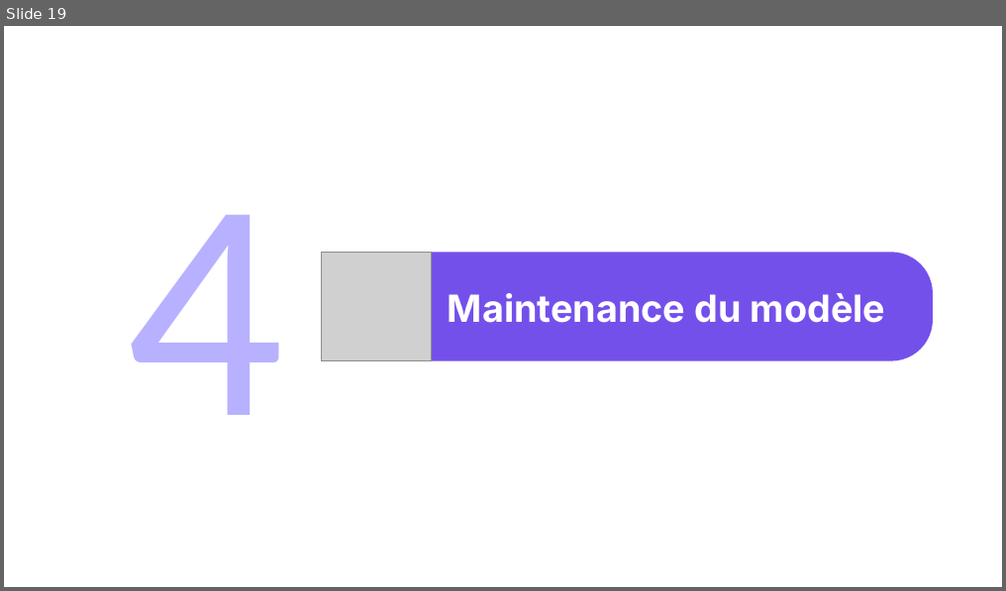
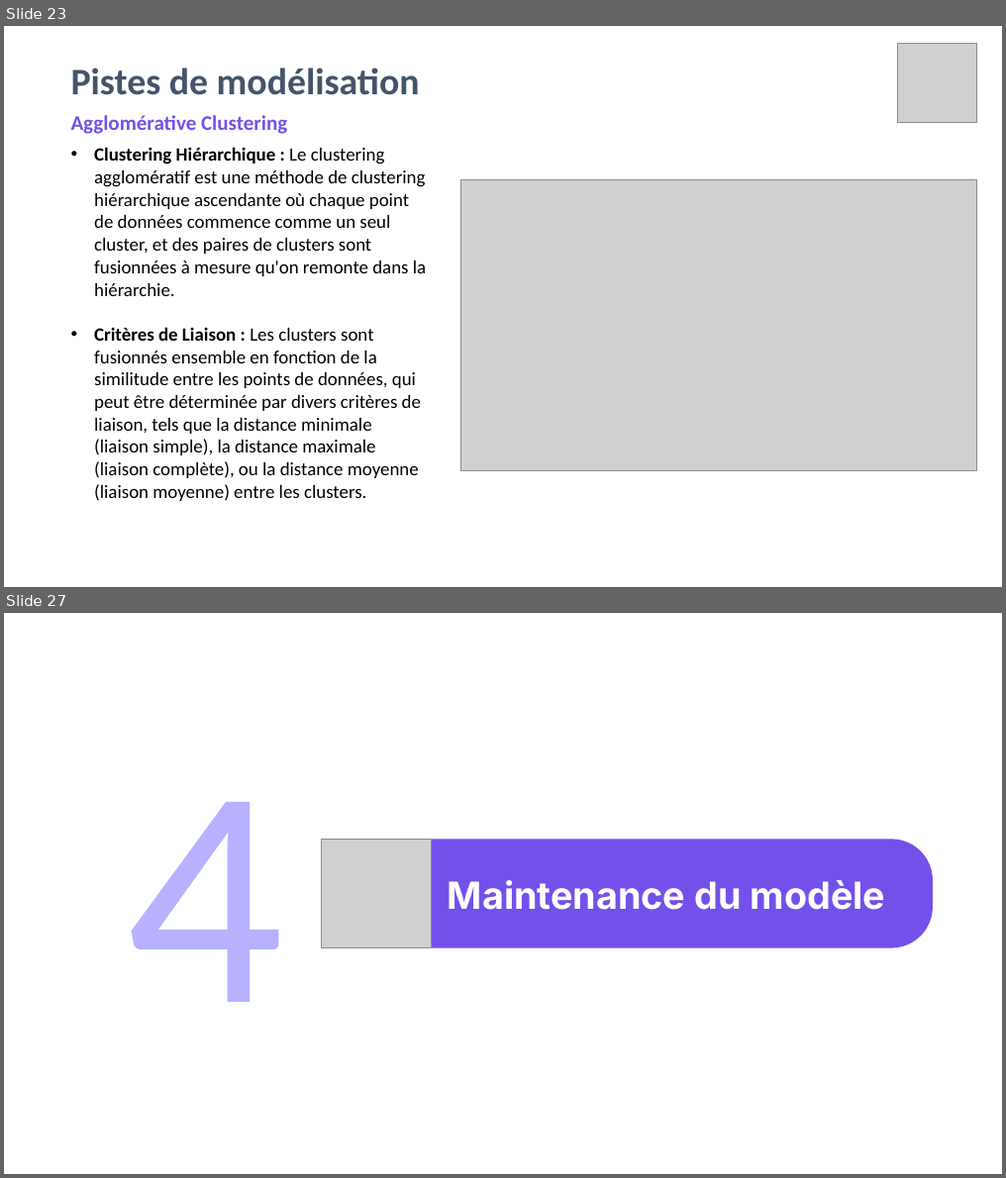
Before and after one commit to amaye15/OpenClassroom--Machine-Learning-Engineer, a slide deck: P4/P4.pptx. Shown one above the other, each under a label of ours: slide 19 before the commit, slides 23 and 27 after it; the slides between them are not shown. The pictures are 1006x591 and 1006x1178 pixels, drawn with LibreOffice and Linux fonts; fonts in the diff are those of the drawing; grey boxes stand for pictures. Boxes give left, top, right and bottom in pixels: in the first picture for what was removed or moved away, otherwise in the second. Text is boxed around its words. In the diff, an @@ line names an element or a change of style, - is before the commit and + after.

```diff
--- a/P4/P4.pptx
+++ b/P4/P4.pptx
@@ slide 23 added at (4,26,1002,587), background #FFFFFF @@
@@ picture added at (897,43,976,123) @@
@@ title added at (71,68,420,95), 36 pt, text #44546A, bold @@
+Pistes de modélisation
@@ text added at (71,115,287,134), 20 pt, text #7450EB, bold @@
+Agglomérative Clustering
@@ text added at (94,147,426,501), 18 pt, text #000000 @@
+• Clustering Hiérarchique : Le clustering agglomératif est une méthode de clustering hiérarchique ascendante où chaque point de données commence comme un seul cluster, et des paires de clusters sont fusionnées à mesure qu'on remonte dans la hiérarchie.
+• Critères de Liaison : Les clusters sont fusionnés ensemble en fonction de la similitude entre les points de données, qui peut être déterminée par divers critères de liaison, tels que la distance minimale (liaison simple), la distance maximale (liaison complète), ou la distance moyenne (liaison moyenne) entre les clusters.
@@ picture added at (460,179,977,472) @@
@@ what was slide 19 is now slide 27 @@
```
Also in this commit, not shown: 10 slides changed, 14 other slides added, 15 slides removed, 6 other files.
